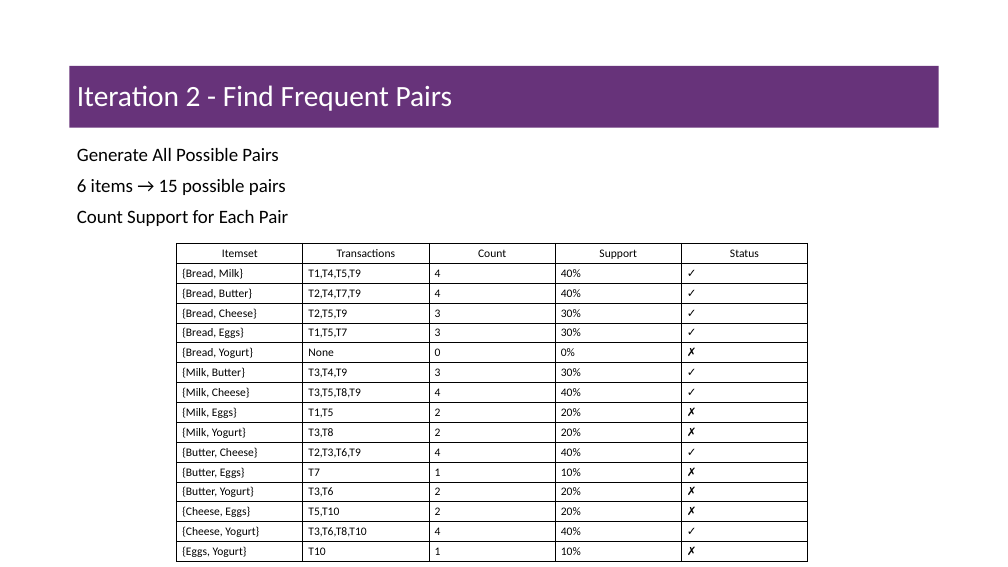
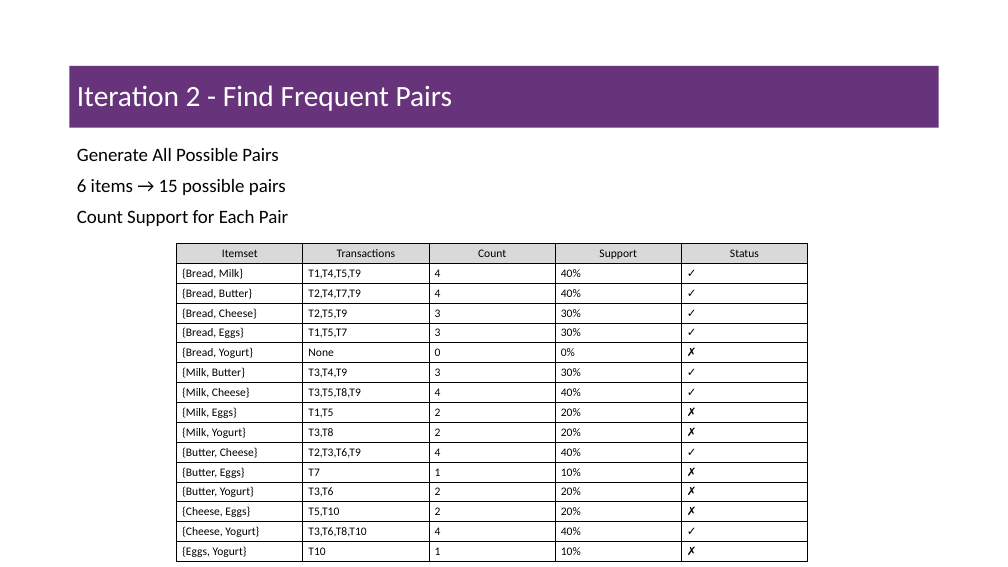
Before and after one commit to msfasha/307304-Data-Mining, a slide deck: slide 18 of 20242/Part 4-Associatin Rules Mining/beta/4-1-association_rules_mining.pptx (slide 16 before the commit). Drawn at 1008x567 pixels with LibreOffice and Linux fonts; fonts in the diff are those of the drawing; background and template pictures are left out. Boxes give left, top, right and bottom in pixels: in the first picture for what was removed or moved away, otherwise in the second. Text is boxed around its words. In the diff, an @@ line names an element or a change of style, - is before the commit and + after.

```diff
--- a/20242/Part 4-Associatin Rules Mining/beta/4-1-association_rules_mining.pptx
+++ b/20242/Part 4-Associatin Rules Mining/beta/4-1-association_rules_mining.pptx
@@ table at bbox=[177, 243, 808, 561] @@
@@ fill none to #D9D9D9 in row 1 @@
```
Also in this commit, not shown: 7 other slides changed, 9 slides added, 7 slides removed.
